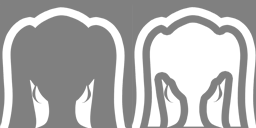
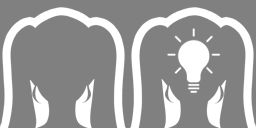
Comparing the layer stacks of the two 256 × 128 images. Changes:
painted on "Color Fill 1" over [126,6,256,128]
